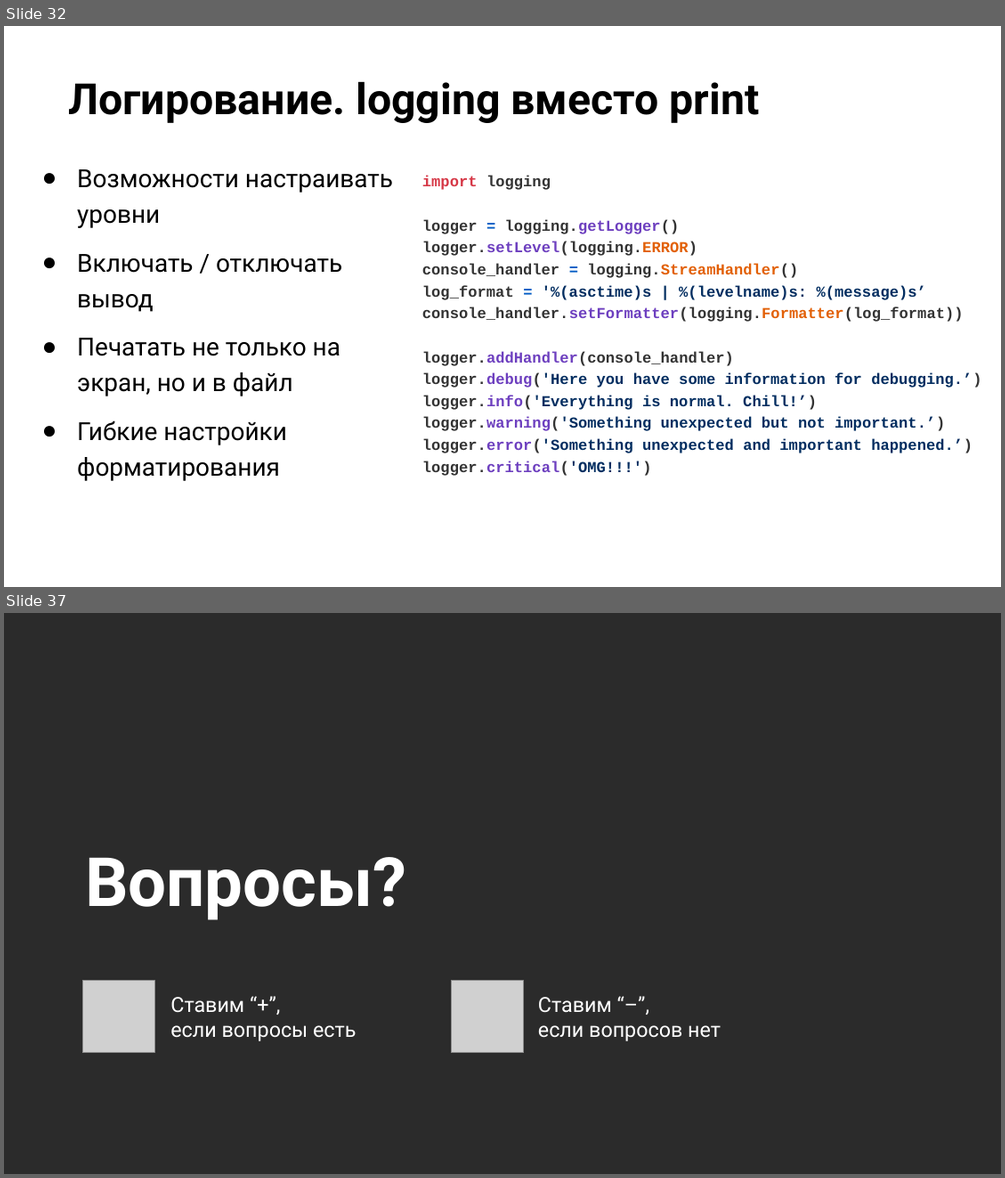
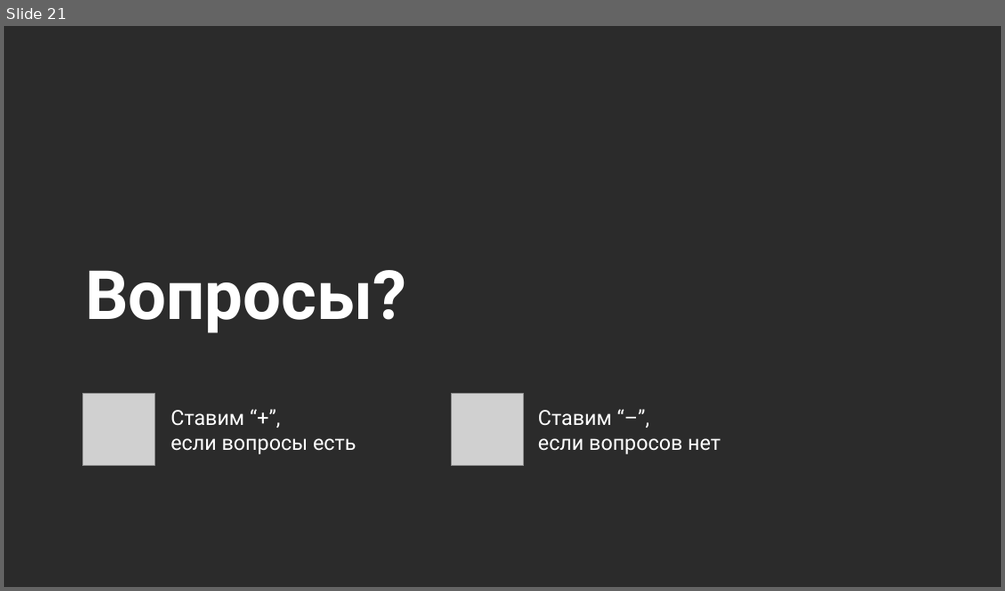
Before and after one commit to stureiko/Otus_lectures, a slide deck: MLOps/12 - Облачная инфраструктура/Presentation/Cloud infrastructure.pptx. Shown one above the other, each under a label of ours: slides 32 and 37 before the commit, slide 21 after it; the slides between them are not shown. The pictures are 1005x1178 and 1005x591 pixels, drawn with LibreOffice and Linux fonts; fonts in the diff are those of the drawing; grey boxes stand for pictures; background and template pictures are left out; a plain dark background stands for a picture behind light text. Boxes give left, top, right and bottom in pixels: in the first picture for what was removed or moved away, otherwise in the second. Text is boxed around its words. In the diff, an @@ line names an element or a change of style, - is before the commit and + after.

```diff
--- a/MLOps/12 - Облачная инфраструктура/Presentation/Cloud infrastructure.pptx
+++ b/MLOps/12 - Облачная инфраструктура/Presentation/Cloud infrastructure.pptx
@@ slide 32 removed at (4,26,1001,587), background picture (left out) @@
@@ title removed at (68,81,760,123) @@
-Логирование. logging вместо print
@@ text removed at (77,169,393,481) @@
-● Возможности настраивать уровни
-● Включать / отключать вывод
-● Печатать не только на экран, но и в файл
-● Гибкие настройки форматирования
@@ text removed at (422,176,981,475) @@
-import logging
-logger = logging.getLogger()
-logger.setLevel(logging.ERROR)
-console_handler = logging.StreamHandler()
-log_format = '%(asctime)s | %(levelname)s: %(message)s’
-console_handler.setFormatter(logging.Formatter(log_format))
-logger.addHandler(console_handler)
-logger.debug('Here you have some information for debugging.’)
-logger.info('Everything is normal. Chill!’)
-logger.warning('Something unexpected but not important.’)
-logger.error('Something unexpected and important happened.’)
-logger.critical('OMG!!!')
@@ what was slide 37 is now slide 21 @@
```
Also in this commit, not shown: 8 slides changed, 12 slides added, 30 other slides removed, 4 other files.
